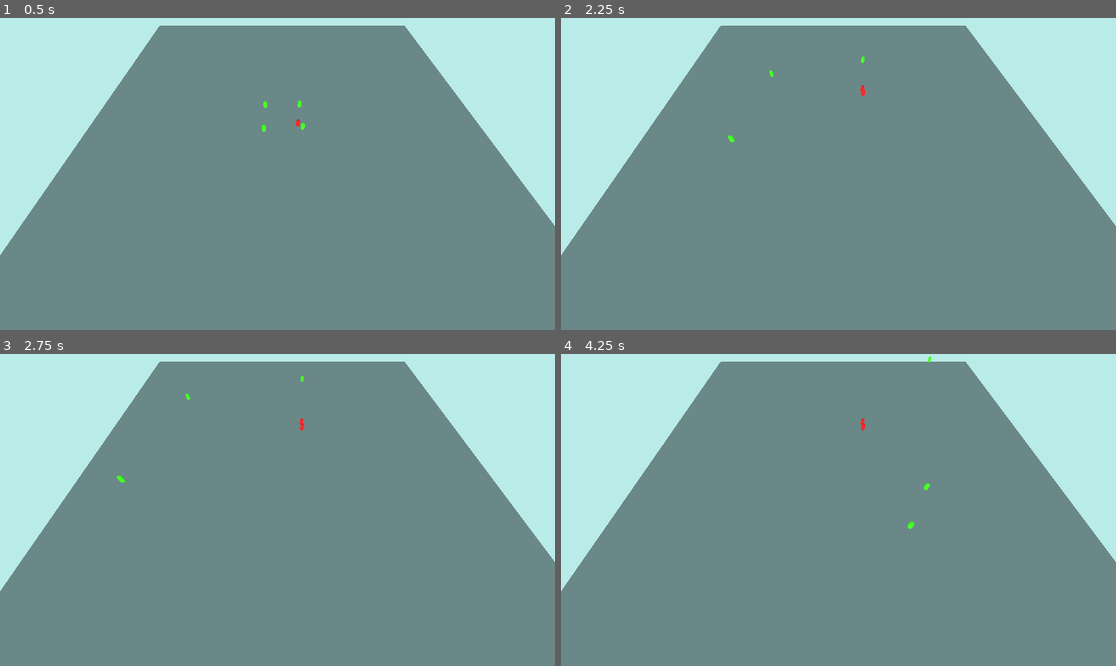
Above: before the commit, frames 1-4 (two rows, left to right).
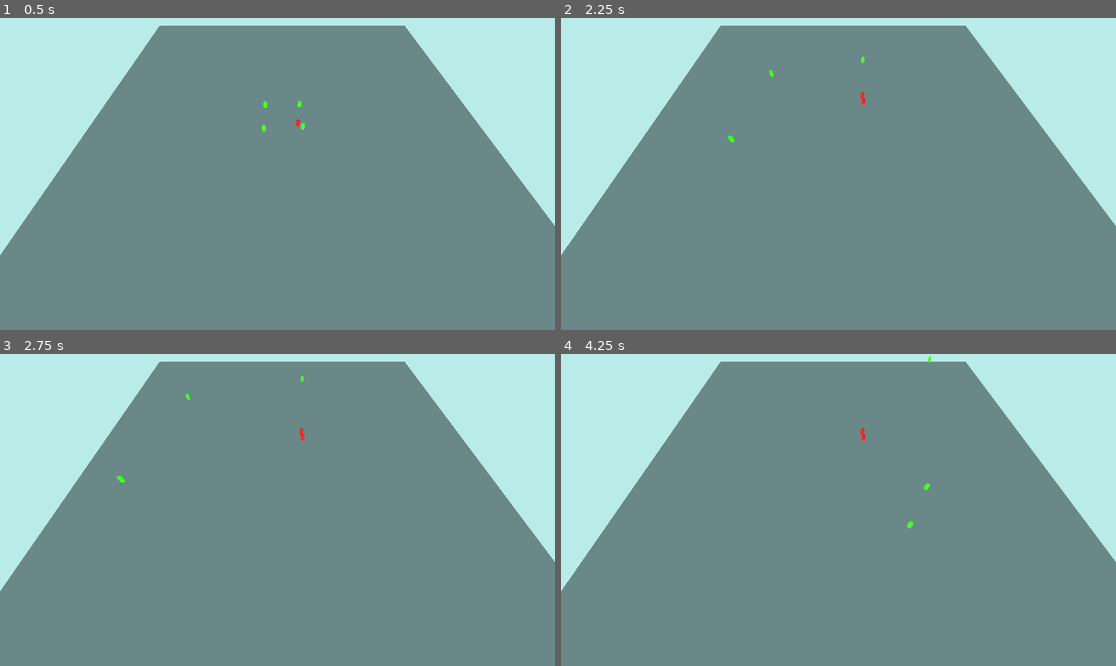
Above: after the commit, the same moments.

Repository: valentin56740/JeuDuLoup
Game: Godot game, scene res://env.tscn
The game is run twice, just before and just after one commit, with the same random seed, the same clock (stepped at 60 frames per second) and the same inputs.
Inputs:
- Up to frame 1 (0.5 s): no input
- Up to frame 2 (2.25 s): tap Enter at 0.5 s
- Up to frame 3 (2.75 s): no input
- Up to frame 4 (4.25 s): no input

Frame 1 is identical in both runs. In frame 2, less than 0.1% of the frame differs, in the area x 53-55%, y 21-28%; in frame 3, less than 0.1%; in frame 4, less than 0.1%, in the area x 53-64%, y 20-57%.

Commit message:
Chase beta

Diff:
--- a/loup.gd
+++ b/loup.gd
@@ -1,56 +1,104 @@
 extends RigidBody3D
 
-@export var force = 25  # Force appliquée pour déplacer le loup
-@export var vitesse = 10  # Vitesse de déplacement du loup
-@export var sx: int = 100  # Taille de la zone sur l'axe X
-@export var sz: int = 100  # Taille de la zone sur l'axe Z
-@export var chase_radius = 20.0  # Rayon de détection pour la chasse
+@export var force = 25
+@export var vitesse = 10
+@export var sx: int = 100
+@export var sz: int = 100
+@export var chase_radius = 20.0
+@export var en_vue = false
 
-var cibles = []  # Liste des moutons détectés
+@export var hitbox_chase1: Area3D
+@export var hitbox_chase2: Area3D
 
-# Fonction appelée quand un mouton entre dans la zone de détection
-func _on_HitBoxChase_body_entered(body):
-	# Vérifie si le corps détecté est dans le groupe "Mouton"
+var cibles_zone1 = []
+var cibles_zone2 = []
+var cible_lockee = null # ← Cible actuelle poursuivie si lock
+
+func _ready():
+	hitbox_chase1.body_entered.connect(_on_HitBoxChase1_body_entered)
+	hitbox_chase1.body_exited.connect(_on_HitBoxChase1_body_exited)
+	hitbox_chase2.body_entered.connect(_on_HitBoxChase2_body_entered)
+	hitbox_chase2.body_exited.connect(_on_HitBoxChase2_body_exited)
+
+# Zone 1
+func _on_HitBoxChase1_body_entered(body):
 	if body.is_in_group("Mouton"):
-		cibles.append(body)  # Ajoute le mouton à la liste des cibles
+		if not cibles_zone1.has(body):
+			cibles_zone1.append(body)
+		# Si le mouton locké entre dans zone 1, on le délocke
+		if body == cible_lockee:
+			cible_lockee = null
+		en_vue = true
 
-# Fonction appelée quand un mouton sort de la zone de détection
-func _on_HitBoxChase_body_exited(body):
-	# Vérifie si le corps sortant est un mouton
+func _on_HitBoxChase1_body_exited(body):
 	if body.is_in_group("Mouton"):
-		cibles.erase(body)  # Retire le mouton de la liste des cibles
+		cibles_zone1.erase(body)
+		if cibles_zone1.size() == 0 and cibles_zone2.size() == 0:
+			en_vue = false
 
-# Fonction pour chasser le mouton le plus proche
+# Zone 2
+func _on_HitBoxChase2_body_entered(body):
+	if body.is_in_group("Mouton"):
+		if not cibles_zone2.has(body):
+			cibles_zone2.append(body)
+		# Ne plus lock la cible dans la zone 2 (comportement comme zone 1)
+		en_vue = true
+
+func _on_HitBoxChase2_body_exited(body):
+	if body.is_in_group("Mouton"):
+		cibles_zone2.erase(body)
+		# Ne plus délocker ici, uniquement dans zone 1
+		if cibles_zone1.size() == 0 and cibles_zone2.size() == 0:
+			en_vue = false
+
+# Fonction de chasse
 func chase(target: Node):
-	# Calculer la direction vers le mouton le plus proche
 	var direction = (target.global_position - global_position).normalized()
-	linear_velocity = direction * vitesse  # Applique la vitesse pour se diriger vers le mouton
+	linear_velocity = direction * vitesse
 
-# Fonction principale pour traiter la logique à chaque frame
+# Fonction principale par frame
 func _process(delta: float) -> void:
-	# Correction de la position pour que le loup ne sorte pas de la zone
+	# Empêche de sortir de la zone
 	if position.x > sx / 2:
 		position.x = sx / 2
 	if position.x < -sx / 2:
 		position.x = -sx / 2
-
 	if position.z > sz / 2:
 		position.z = sz / 2
 	if position.z < -sz / 2:
 		position.z = -sz / 2
 
-	# Si le loup a des cibles à poursuivre, on le fait
-	if cibles.size() > 0:
-		# Trouver le mouton le plus proche
+	# Si une cible est lockée, on la poursuit jusqu'à ce qu'elle entre dans zone 1 ou sorte du chase_radius
+	if cible_lockee != null and is_instance_valid(cible_lockee):
+		var distance = global_position.distance_to(cible_lockee.global_position)
+		if distance <= chase_radius:
+			chase(cible_lockee)
+		else:
+			# Délock la cible si trop loin
+			cible_lockee = null
+			linear_velocity = Vector3.ZERO
+			return # Ne pas chercher d'autres cibles
+
+	# Sinon, comportement normal avec recherche de cible
+	var cibles_a_poursuivre = []
+	if cibles_zone1.size() > 0:
+		cibles_a_poursuivre = cibles_zone1
+	elif cibles_zone2.size() > 0:
+		cibles_a_poursuivre = cibles_zone2
+
+	if cibles_a_poursuivre.size() > 0:
 		var closest_sheep = null
 		var closest_distance = chase_radius
-
-		for sheep in cibles:
+		for sheep in cibles_a_poursuivre:
+			if not is_instance_valid(sheep):
+				continue
 			var distance = global_position.distance_to(sheep.global_position)
-			if distance <= chase_radius and distance < closest_distance:
+			if distance < closest_distance:
 				closest_sheep = sheep
 				closest_distance = distance
-
-		# Si un mouton est dans le rayon de chasse, on le poursuit
-		if closest_sheep:
+		if closest_sheep != null:
 			chase(closest_sheep)
+		else:
+			linear_velocity = Vector3.ZERO
+	else:
+		linear_velocity = Vector3.ZERO
--- a/loup.tscn
+++ b/loup.tscn
@@ -12,13 +12,18 @@
 [sub_resource type="SphereShape3D" id="SphereShape3D_xcdia"]
 radius = 10.172792
 
-[node name="Loup" type="RigidBody3D"]
+[sub_resource type="CapsuleShape3D" id="CapsuleShape3D_xcdia"]
+radius = 2.779
+height = 75.564
+
+[node name="Loup" type="RigidBody3D" node_paths=PackedStringArray("hitbox_chase1", "hitbox_chase2")]
 axis_lock_angular_x = true
-axis_lock_angular_y = true
 axis_lock_angular_z = true
 contact_monitor = true
 max_contacts_reported = 2
 script = ExtResource("1_xcdia")
+hitbox_chase1 = NodePath("ZoneProche")
+hitbox_chase2 = NodePath("ChampsDeVision")
 
 [node name="MeshInstance3D" type="MeshInstance3D" parent="."]
 transform = Transform3D(1, 0, 0, 0, 1, 0, 0, 0, 1, 0, 1, 0)
@@ -29,11 +34,19 @@
 transform = Transform3D(1, 0, 0, 0, 1, 0, 0, 0, 1, 0, 1, 0)
 shape = SubResource("CapsuleShape3D_nhbfn")
 
-[node name="Area3D" type="Area3D" parent="."]
+[node name="ZoneProche" type="Area3D" parent="."]
 
-[node name="Zone" type="CollisionShape3D" parent="Area3D"]
+[node name="Zone" type="CollisionShape3D" parent="ZoneProche"]
 transform = Transform3D(1, 0, 0, 0, 1, 0, 0, 0, 1, 0, 1, 0)
 shape = SubResource("SphereShape3D_xcdia")
 
-[connection signal="body_entered" from="Area3D" to="." method="_on_HitBoxChase_body_entered"]
-[connection signal="body_exited" from="Area3D" to="." method="_on_HitBoxChase_body_exited"]
+[node name="ChampsDeVision" type="Area3D" parent="."]
+
+[node name="CollisionShape3D" type="CollisionShape3D" parent="ChampsDeVision"]
+transform = Transform3D(1, 0, 0, 0, -4.371139e-08, -1, 0, 1, -4.371139e-08, 0, 2, 35)
+shape = SubResource("CapsuleShape3D_xcdia")
+
+[connection signal="body_entered" from="ZoneProche" to="." method="_on_HitBoxChase1_body_entered"]
+[connection signal="body_exited" from="ZoneProche" to="." method="_on_HitBoxChase1_body_exited"]
+[connection signal="body_entered" from="ChampsDeVision" to="." method="_on_HitBoxChase2_body_entered"]
+[connection signal="body_exited" from="ChampsDeVision" to="." method="_on_HitBoxChase2_body_exited"]
Not shown: 1 places in loup.tscn that only renumber resources
